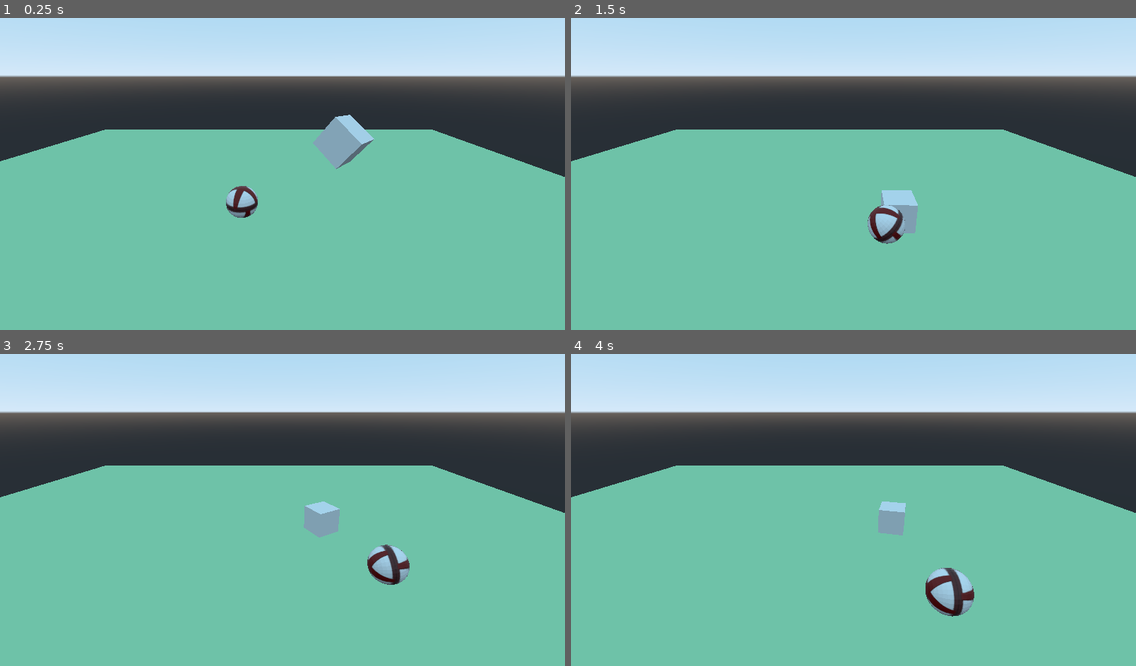
Above: before the commit, frames 1-4 (two rows, left to right).
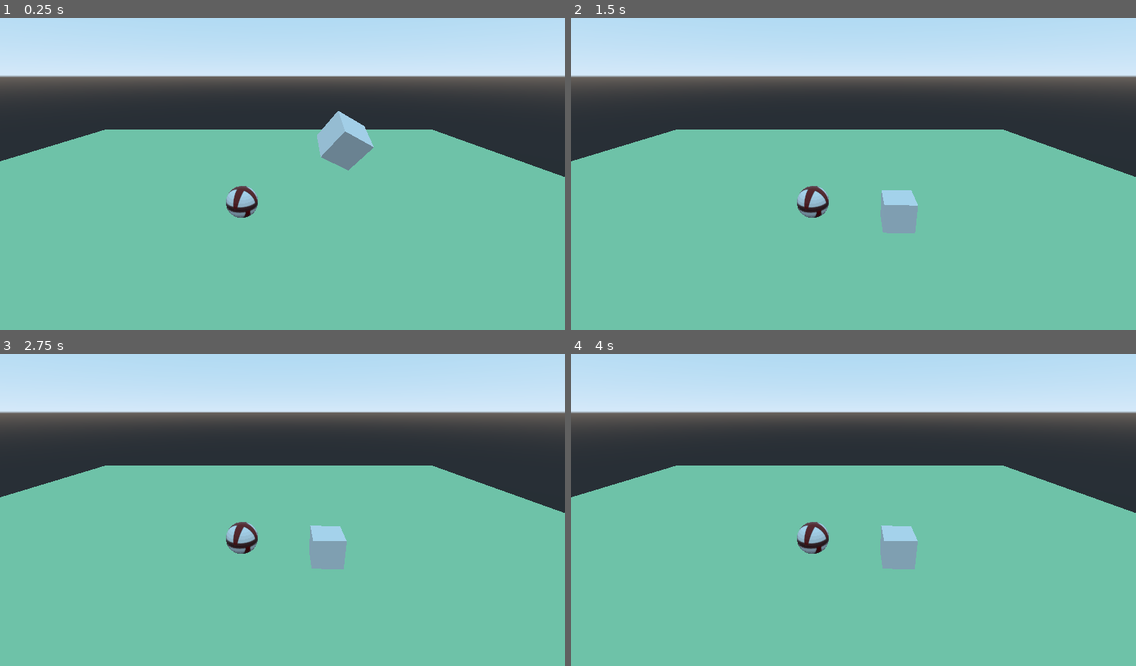
Above: after the commit, the same moments.

Repository: BransonGitomeh/godot-flow-tests
Game: Godot game, scene res://main.tscn
Two runs of this game, one before a commit and one after it. Both use one fixed random seed, a clock stepped at 60 frames per second and the inputs below.
Inputs (mouse positions are in pixels of both pictures, inside the frame that each line leads up to):
- Up to frame 1 (0.25 s): no input
- Up to frame 2 (1.5 s): move the mouse to (977, 149) at 0.52 s; press the mouse at (977, 149) at 0.53 s; hold Right (ui_right) 0.53-1.28 s; move the mouse to (740, 180) at 1.27 s; release the mouse at (740, 180) at 1.28 s; hold Down (ui_down) from 1.28 s (still down); click (740, 180) at 1.35 s
- Up to frame 3 (2.75 s): move the mouse to (339, 428) at 2.02 s; release Down (ui_down) at 2.03 s; press the mouse at (339, 428) at 2.03 s; hold Right (ui_right) from 2.03 s (still down)
- Up to frame 4 (4 s): move the mouse to (825, 566) at 2.77 s; release Right (ui_right) at 2.78 s; release the mouse at (825, 566) at 2.78 s; hold Up (ui_up) 2.78-3.53 s; click (825, 566) at 2.85 s; move the mouse to (1023, 550) at 3.52 s; press the mouse at (1023, 550) at 3.53 s; hold Left (ui_left) from 3.53 s (still down)

The runs differ from the first frame. In frame 1, 1.0% of the frame differs, in the area x 55-67%, y 29-49%; in frame 2, 1.1%; in frame 3, 2.5%; in frame 4, 2.7%, in the area x 40-72%, y 47-85%.
Error after the commit: Parse Error: Mixed tabs and spaces in indentation. (res://scripts/steve.gd:17)

Commit message:
mesh change transform positions on click

Diff:
--- a/project.godot
+++ b/project.godot
@@ -33,6 +33,16 @@
 "deadzone": 0.5,
 "events": [  ]
 }
+place={
+"deadzone": 0.5,
+"events": [ Object(InputEventKey,"resource_local_to_scene":false,"resource_name":"","device":0,"alt":false,"shift":false,"control":false,"meta":false,"command":false,"pressed":false,"scancode":32,"unicode":0,"echo":false,"script":null)
+ ]
+}
+click={
+"deadzone": 0.5,
+"events": [ Object(InputEventMouseButton,"resource_local_to_scene":false,"resource_name":"","device":0,"alt":false,"shift":false,"control":false,"meta":false,"command":false,"button_mask":0,"position":Vector2( 0, 0 ),"global_position":Vector2( 0, 0 ),"factor":1.0,"button_index":1,"pressed":false,"doubleclick":false,"script":null)
+ ]
+}
 
 [rendering]
 
--- a/scripts/steve.gd
+++ b/scripts/steve.gd
@@ -4,12 +4,22 @@
 const SPEED = 5
 onready var playerMesh = get_node("/root/level/steve/Sphere")
 onready var obstacleMesh = get_node("/root/level/obstacle/MeshInstance")
+onready var camera = get_node("/root/level/Camera")
 
 func _ready():
 	printt("hello ", velocity)
 
 func _physics_process(delta):
 	obstacleMesh.rotate_y(deg2rad(-3))
+	playerMesh.rotate_y(deg2rad(3))
+
+	if Input.is_action_pressed("click"):
+        var position2D = get_viewport().get_mouse_position()
+        var dropPlane  = Plane(Vector3(0, 0, 10), 3)
+        var position3D = dropPlane.intersects_ray(camera.project_ray_origin(position2D),camera.project_ray_normal(position2D))
+        # print(position3D)
+        playerMesh.transform.origin = position3D
+
 	if Input.is_action_pressed("ui_right") and Input.is_action_pressed("ui_left"):
 		velocity.x = 0
 	elif Input.is_action_pressed("ui_right"):
